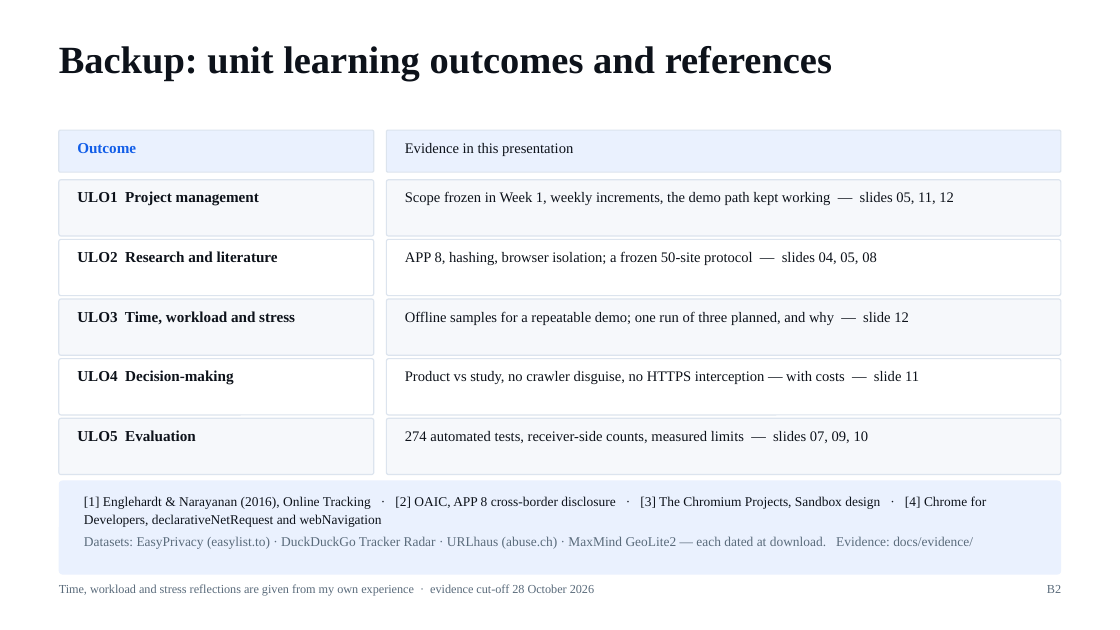
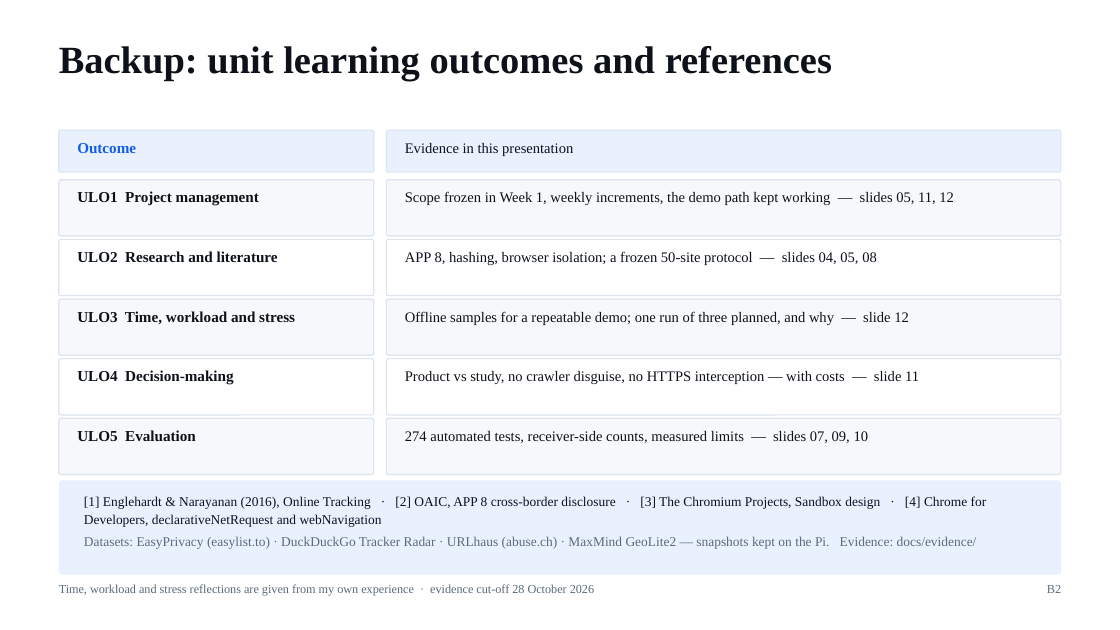
Before and after one commit to thanhdat23102005/DataExodus, a slide deck: slide 14 of DataExodus_Final_Presentation.pptx (slide 16 before the commit). Drawn at 1120x630 pixels with LibreOffice and Linux fonts; fonts in the diff are those of the drawing. Boxes give left, top, right and bottom in pixels: in the first picture for what was removed or moved away, otherwise in the second. Text is boxed around its words. In the diff, an @@ line names an element or a change of style, - is before the commit and + after.

```diff
--- a/DataExodus_Final_Presentation.pptx
+++ b/DataExodus_Final_Presentation.pptx
@@ text at (84, 536, 977, 549): text changed @@
-Datasets: EasyPrivacy (easylist.to) · DuckDuckGo Tracker Radar · URLhaus (abuse.ch) · MaxMind GeoLite2 — each dated at download. Evidence: docs/evidence/
+Datasets: EasyPrivacy (easylist.to) · DuckDuckGo Tracker Radar · URLhaus (abuse.ch) · MaxMind GeoLite2 — snapshots kept on the Pi. Evidence: docs/evidence/
```
Also in this commit, not shown: 8 other slides changed, 4 slides added, 6 slides removed, 4 other files.
